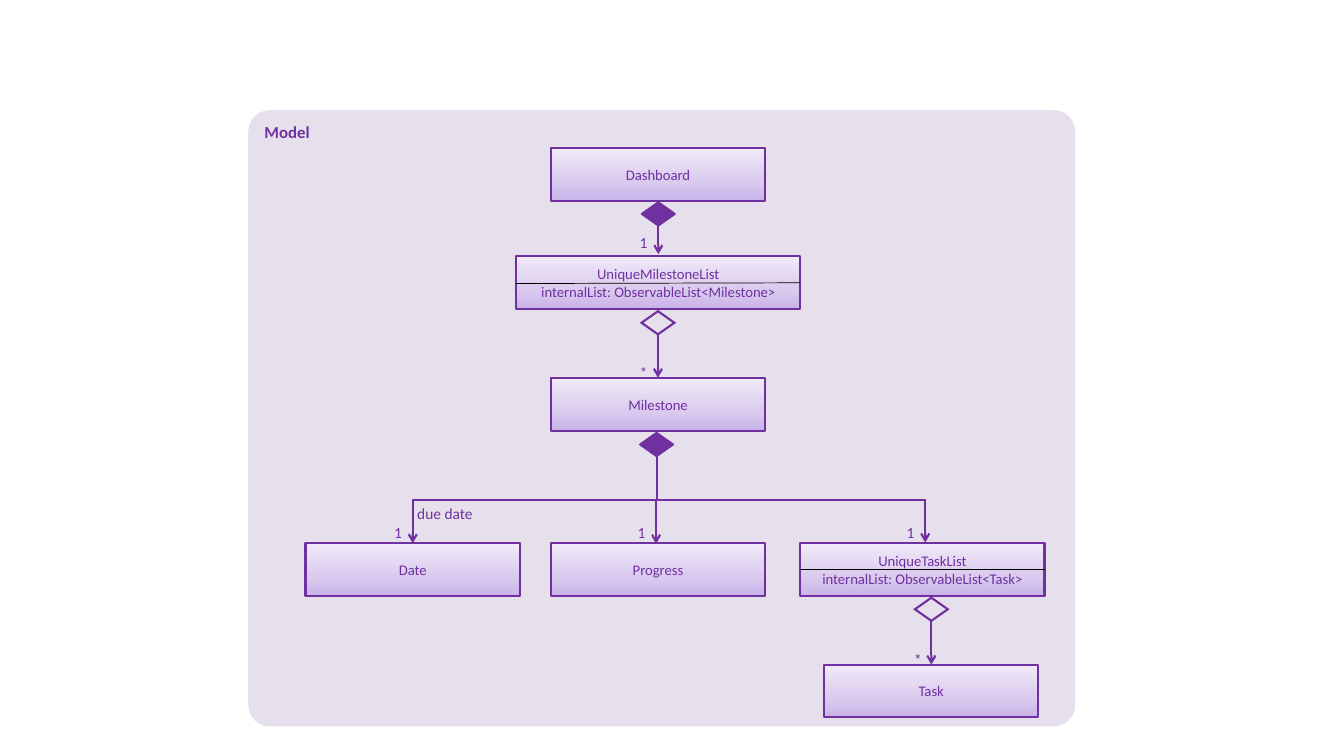
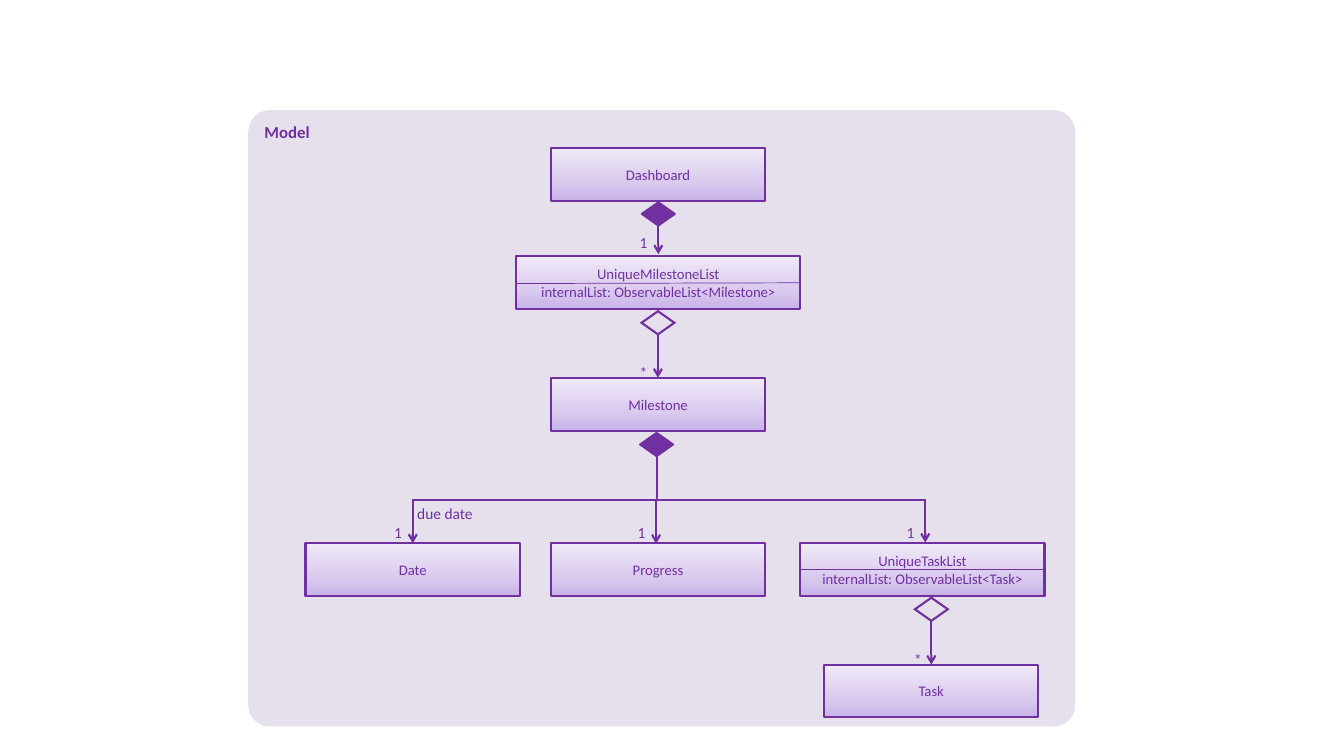
Before and after one commit to nus-cs2103-AY1718S2/addressbook-level4, a slide deck: slide 1 of docs/diagrams/ModelComponentDashboardClassDiagram.pptx. Drawn at 1344x756 pixels with LibreOffice and Linux fonts; fonts in the diff are those of the drawing. Boxes give left, top, right and bottom in pixels: in the first picture for what was removed or moved away, otherwise in the second. Text is boxed around its words. In the diff, an @@ line names an element or a change of style, - is before the commit and + after.

```diff
--- a/docs/diagrams/ModelComponentDashboardClassDiagram.pptx
+++ b/docs/diagrams/ModelComponentDashboardClassDiagram.pptx
@@ line (515, 283) - (801, 283): stroke #000000 0.5 pt to #7030A0 0.5 pt @@
@@ line (801, 570) - (1045, 570): stroke #000000 0.5 pt to #7030A0 0.5 pt @@
```
Also in this commit, not shown: 3 other files.
